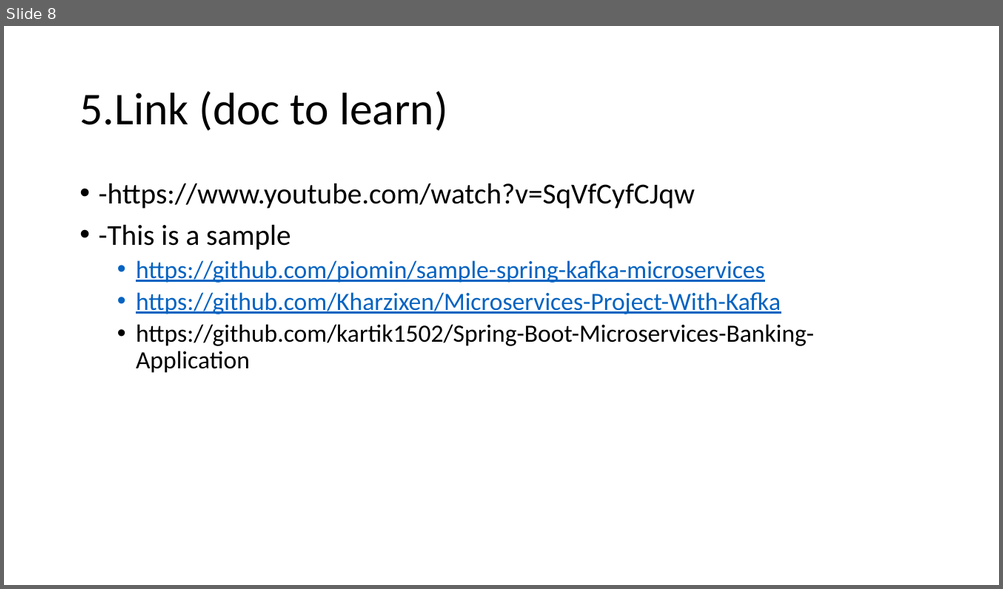
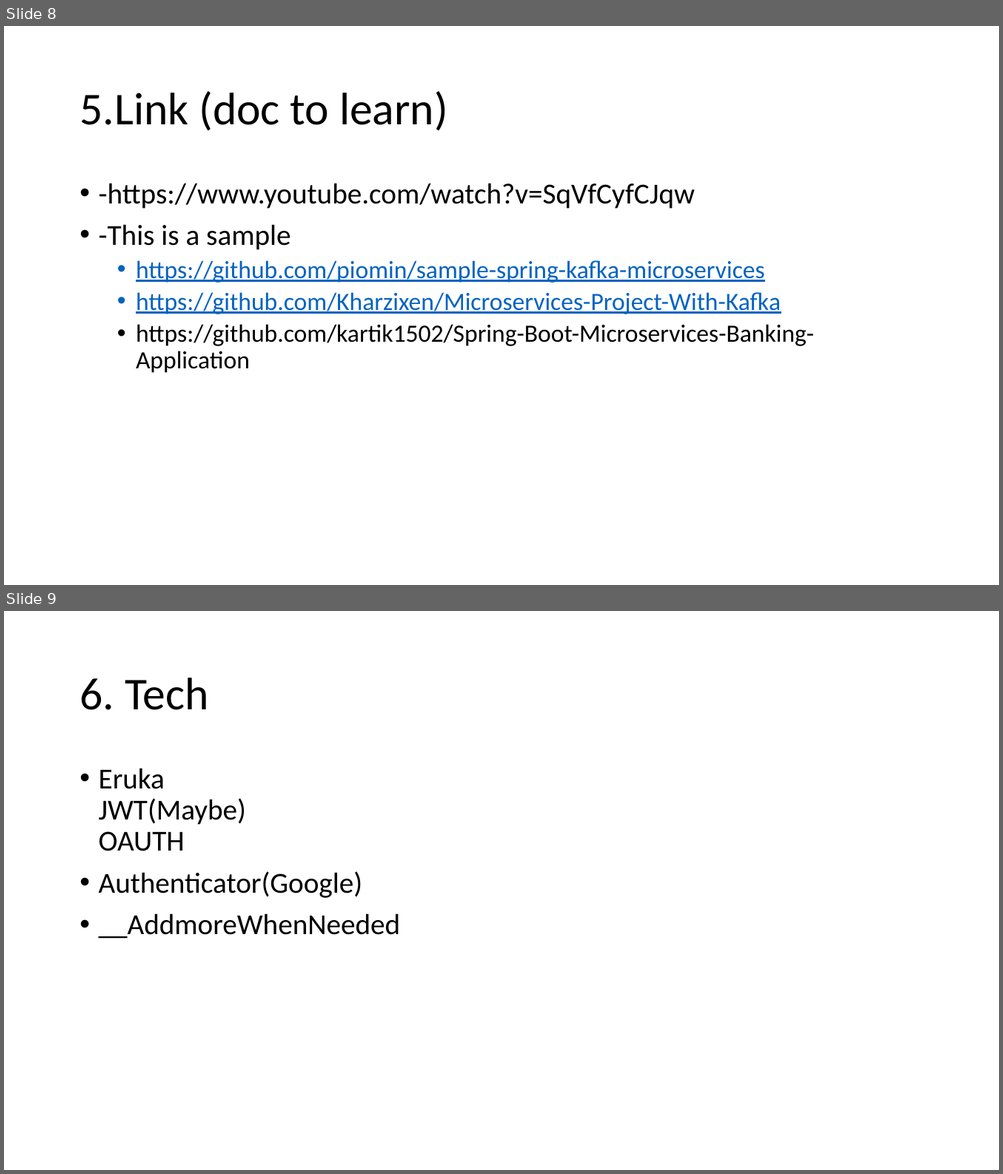
Before and after one commit to JAVaFAPT2/WebBanking, a slide deck: WEBBANKING.pptx. Shown one above the other, each under a label of ours: slide 8 before the commit, slides 8 and 9 after it. The pictures are 1003x589 and 1003x1174 pixels, drawn with LibreOffice and Linux fonts; fonts in the diff are those of the drawing. Boxes give left, top, right and bottom in pixels: in the first picture for what was removed or moved away, otherwise in the second. Text is boxed around its words. In the diff, an @@ line names an element or a change of style, - is before the commit and + after.

```diff
--- a/WEBBANKING.pptx
+++ b/WEBBANKING.pptx
@@ slide 9 added at [4, 611, 999, 1170], background #FFFFFF @@
@@ title added at [79, 678, 209, 710], 44 pt, text #000000 @@
+6. Tech
@@ text added at [99, 768, 401, 939], 28 pt, text #000000 @@
+• Eruka
+  JWT(Maybe)
+  OAUTH
+• Authenticator(Google)
+• __AddmoreWhenNeeded
```
Also in this commit, not shown: 31 other files.
